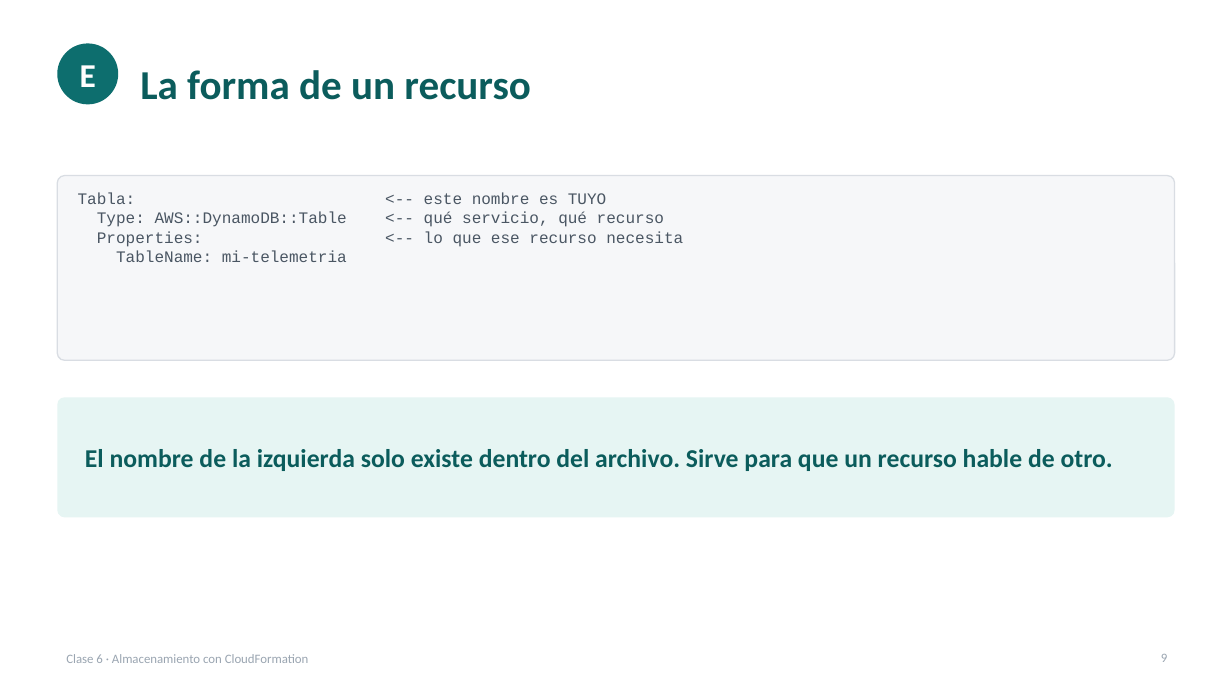
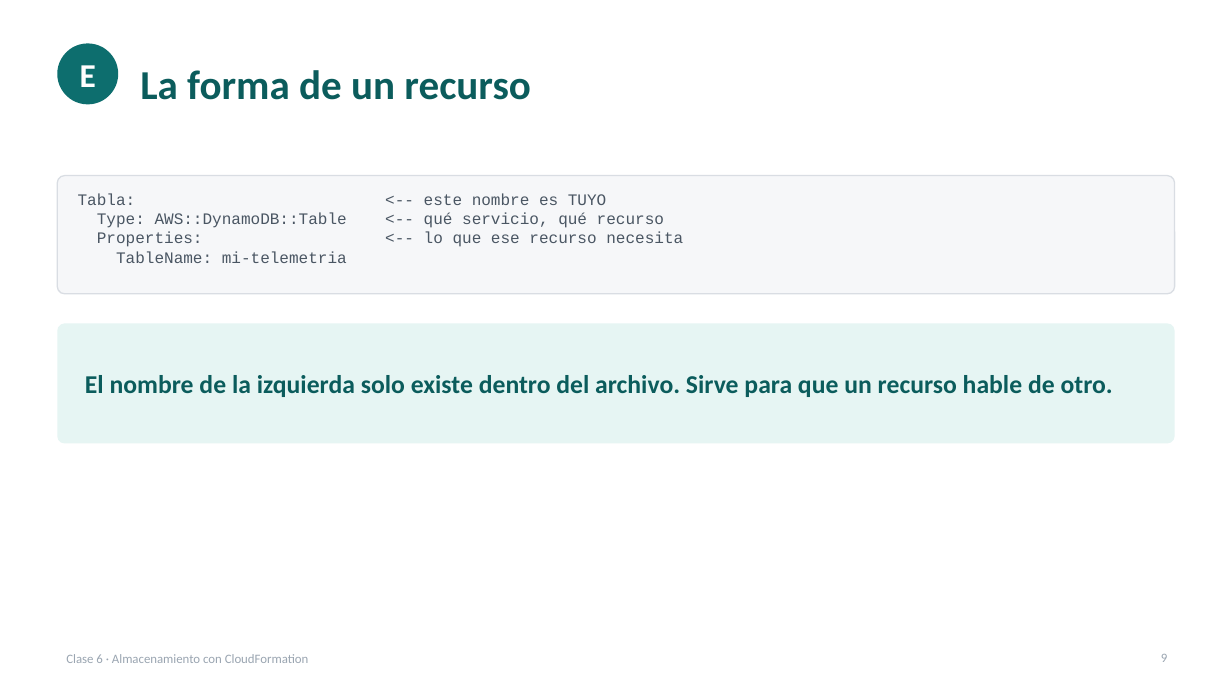
Before and after one commit to cesaraul/IOT_DEVELOPER_AWS, a slide deck: slide 9 of docs/clases/clase-06-almacenamiento-y-cloudformation.pptx. Drawn at 1232x693 pixels with LibreOffice and Linux fonts; fonts in the diff are those of the drawing. Boxes give left, top, right and bottom in pixels: in the first picture for what was removed or moved away, otherwise in the second. Text is boxed around its words. In the diff, an @@ line names an element or a change of style, - is before the commit and + after.

```diff
--- a/docs/clases/clase-06-almacenamiento-y-cloudformation.pptx
+++ b/docs/clases/clase-06-almacenamiento-y-cloudformation.pptx
@@ rounded rectangle: place and size @@
-rounded rectangle at box(57, 176, 1175, 360)
+rounded rectangle at box(57, 176, 1175, 294)
@@ rounded rectangle at box(57, 176, 1175, 294): proportions changed @@
@@ rounded rectangle: place and size @@
-rounded rectangle at box(57, 397, 1175, 518)
+rounded rectangle at box(57, 323, 1175, 444)
@@ text "El nombre de la izquierda ...": place and size @@
-text "El nombre de la izquierda ..." at box(85, 449, 1113, 471)
+text "El nombre de la izquierda ..." at box(85, 375, 1113, 397)
```
Also in this commit, not shown: 10 other slides changed, 1 other file.
